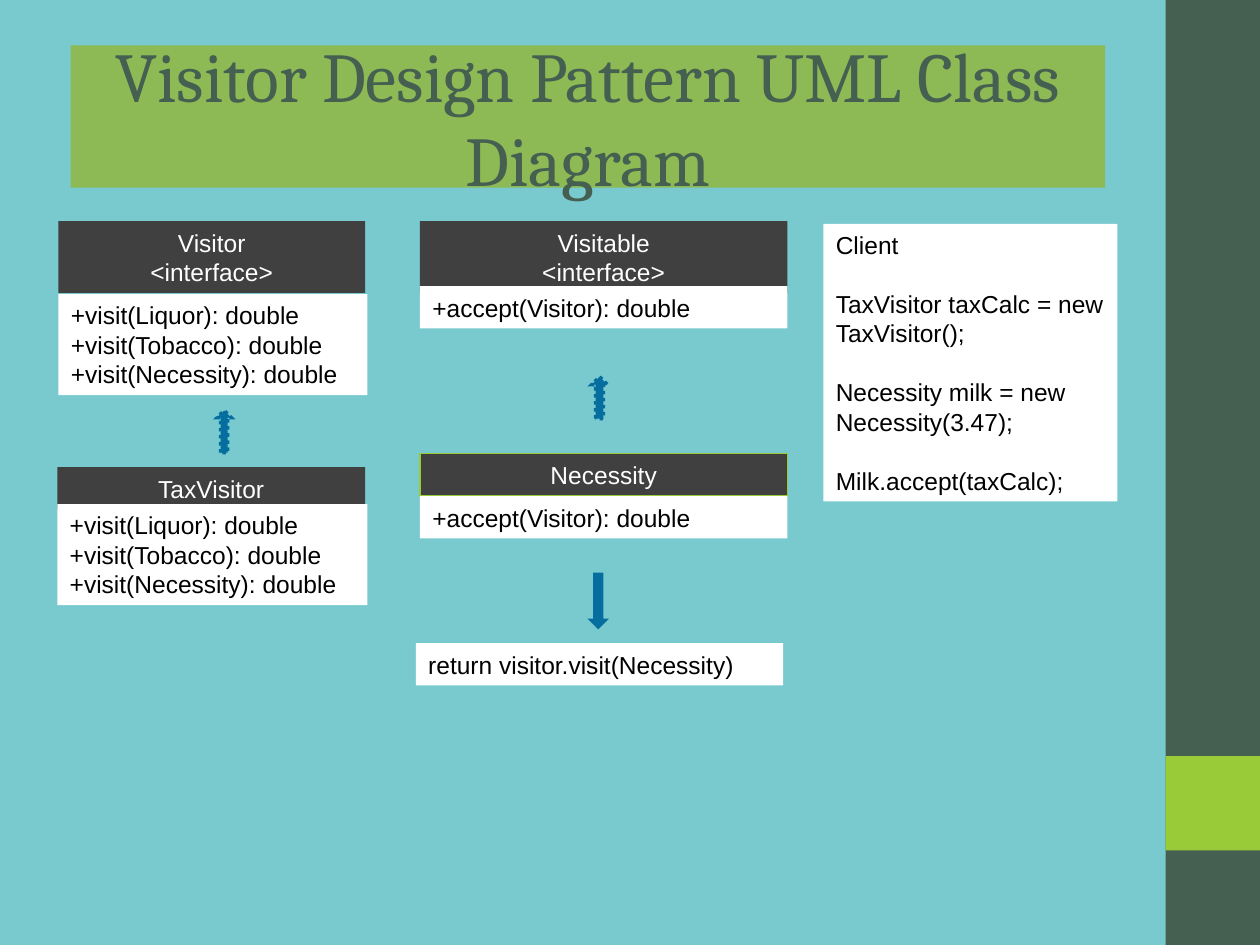
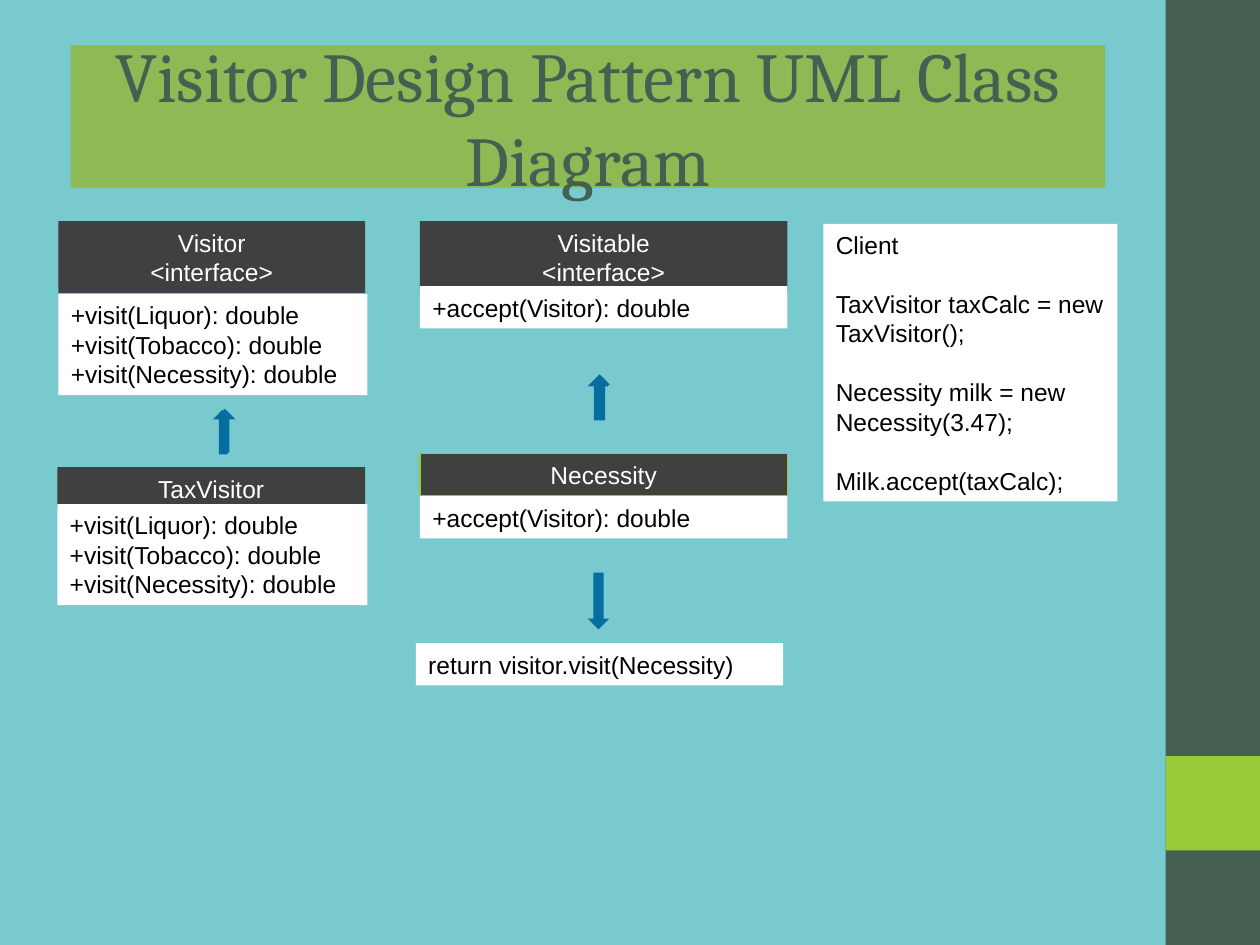
Before and after one commit to rzuniga64/java, a slide deck: slide 2 of design_patterns/src/behavorial/visitor/docs/visitor.ppt. Drawn at 1260x945 pixels with LibreOffice and Linux fonts; fonts in the diff are those of the drawing. Boxes give left, top, right and bottom in pixels: in the first picture for what was removed or moved away, otherwise in the second. Text is boxed around its words. In the diff, an @@ line names an element or a change of style, - is before the commit and + after.

```diff
--- a/design_patterns/src/behavorial/visitor/docs/visitor.ppt
+++ b/design_patterns/src/behavorial/visitor/docs/visitor.ppt
@@ right arrow at (x1=591, y1=377, x2=607, y2=418): outline #066E9F 2.01 pt dashed to #066E9F 2.01 pt @@
@@ right arrow at (x1=217, y1=411, x2=231, y2=452): outline #066E9F 2.01 pt dashed to #066E9F 2.01 pt @@
```
Also in this commit, not shown: 1 other slide changed, 9 other files.
